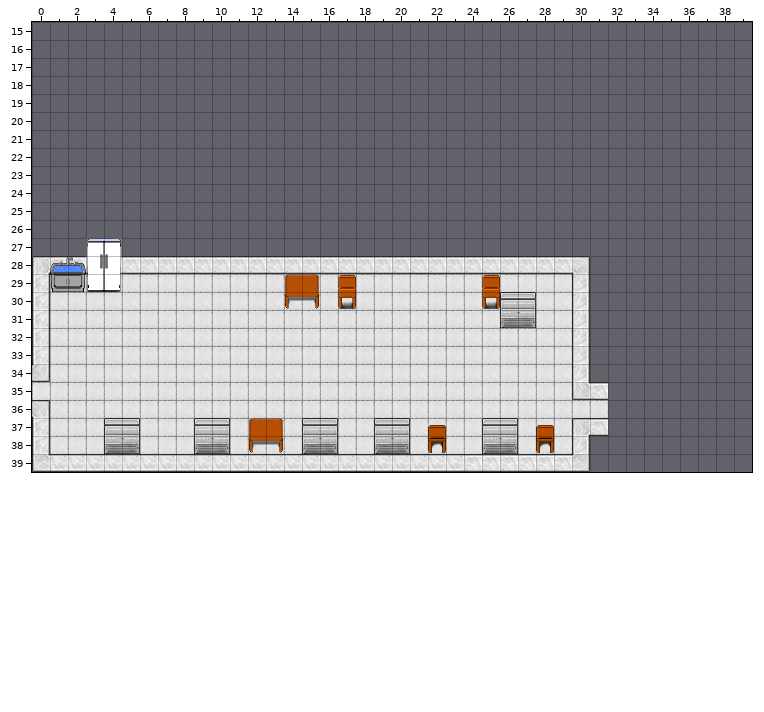
An edit to a level. Tiled map (JSON), assets/tilemaps/level2.json. Above is the file before it was changed.
Cells are 32x32 px. Shown: x 0..39, y 15..39.
After the commit:
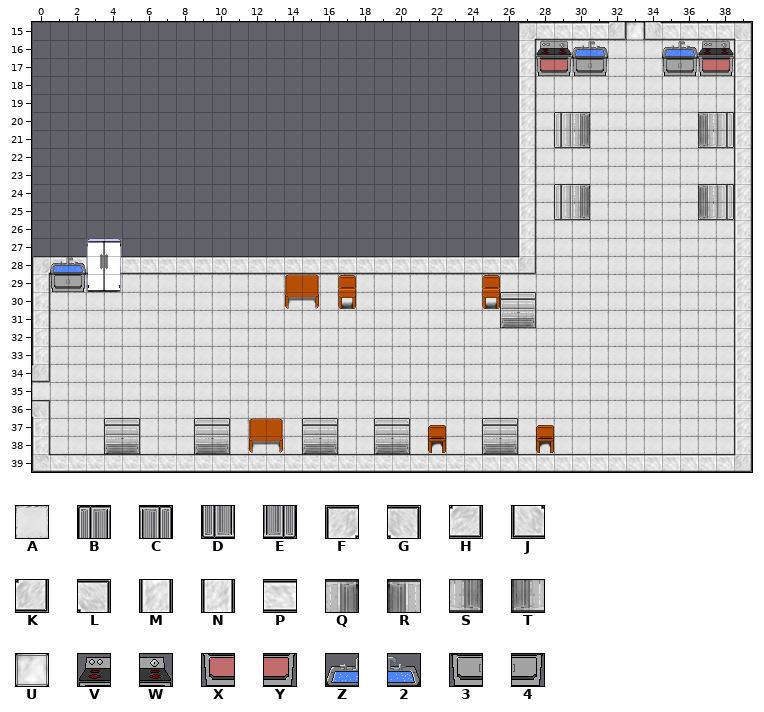
Key: from "newTileset": A 0, B 3 flipped on the diagonal, C 3 turned 90, D 4 flipped on the diagonal, E 4 turned 90, F 21, G 21 flipped left-right, H 21 flipped on the other diagonal, J 21 flipped up-down, K 21 turned 180, L 21 turned 90, M 22, N 22 turned 180, P 22 turned 90, Q 23 flipped on the diagonal, R 23 turned 90, S 24 flipped on the diagonal, T 24 turned 90, U 40, V 60, W 61, X 80, Y 81, Z 106, 2 107, 3 108, 4 109.
_ is an empty cell, # one hidden under a higher layer, . an unchanged one.
See-through tiles are keyed as they look on the map.
Changes in this commit:
--- layer "Below Player"
@@ x 28..38 @@
-15 ....._.....
-16 ___________
-17 ___________
-18 ___________
-19 ___________
-20 ___________
-21 ___________
-22 ___________
-23 ___________
-24 ___________
-25 ___________
-26 ___________
-27 ___________
-28 ___________
-29 .._________
-30 .._________
-31 .._________
-32 .._________
-33 .._________
-34 .._________
-35 .._________
-36 ...._______
-37 .._________
-38 .._________
+15 .....U.....
+16 AAAAAAAAAAA
+17 AAAAAAAAAAA
+18 AAAAAAAAAAA
+19 AAAAAAAAAAA
+20 AAAAAAAAAAA
+21 AAAAAAAAAAA
+22 AAAAAAAAAAA
+23 AAAAAAAAAAA
+24 AAAAAAAAAAA
+25 AAAAAAAAAAA
+26 AAAAAAAAAAA
+27 AAAAAAAAAAA
+28 AAAAAAAAAAA
+29 ..AAAAAAAAA
+30 ..AAAAAAAAA
+31 ..AAAAAAAAA
+32 ..AAAAAAAAA
+33 ..AAAAAAAAA
+34 ..AAAAAAAAA
+35 ..AAAAAAAAA
+36 ....AAAAAAA
+37 ..AAAAAAAAA
+38 ..AAAAAAAAA
--- layer "World"
@@ x 27..39 @@
-15 ______.______
-16 _____..._____
-17 _____..._____
-18 _..........._
-19 _..........._
-20 _.._......_._
-21 _.._......_._
-22 _..........._
-23 _..........._
-24 _.._......_._
-25 _.._......_._
-26 _..........._
-27 _..........._
-28 PPP#........_
-29 ...N........_
-30 ...N........_
-31 ...N........_
-32 ...N........_
-33 ...N........_
-34 ...N........_
-35 ...#P......._
-36 ............_
-37 ...#P......._
-38 ...N........_
-39 ...#_________
+15 FPPPPK.JPPPPG
+16 MVWZ2...Z2VWM
+17 MXY34...34XYM
+18 M...........M
+19 M...........M
+20 M..Q......R.M
+21 M..S......T.M
+22 M...........M
+23 M...........M
+24 M..Q......R.M
+25 M..S......T.M
+26 M...........M
+27 M...........M
+28 K___........M
+29 ..._........M
+30 ..._........M
+31 ..._........M
+32 ..._........M
+33 ..._........M
+34 ..._........M
+35 ...__.......M
+36 ............M
+37 ...__.......M
+38 ..._........M
+39 ...PPPPPPPPPK
--- layer "Above Player"
@@ x 29..38 @@
-20 _........_
-21 _........_
+20 B........C
+21 D........E
@@ x 29..38 @@
-24 _........_
-25 _........_
+24 B........C
+25 D........E
@@ x 30..30 @@
-28 L
+28 _
@@ x 30..30 @@
-35 J
+35 _
@@ x 30..30 @@
-37 F
+37 _
@@ x 30..30 @@
-39 H
+39 _
Where, in picture pixels (left, top, right, bottom), the same in both pictures:
changed: (518, 22, 752, 472)
